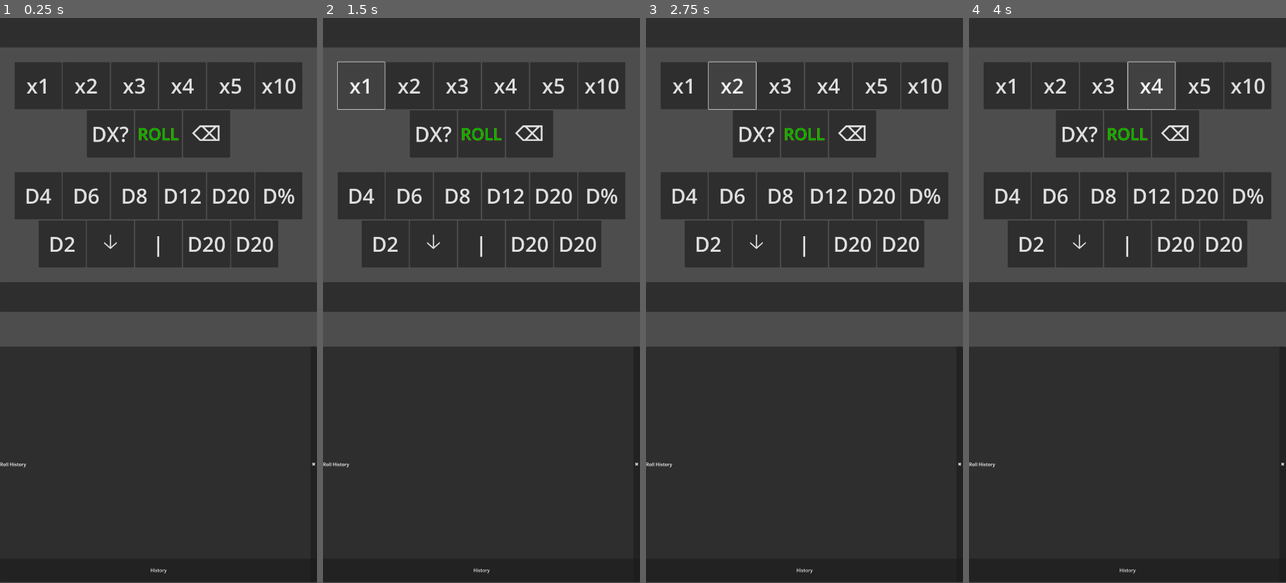
Above: before the commit, frames 1-4 (left to right).
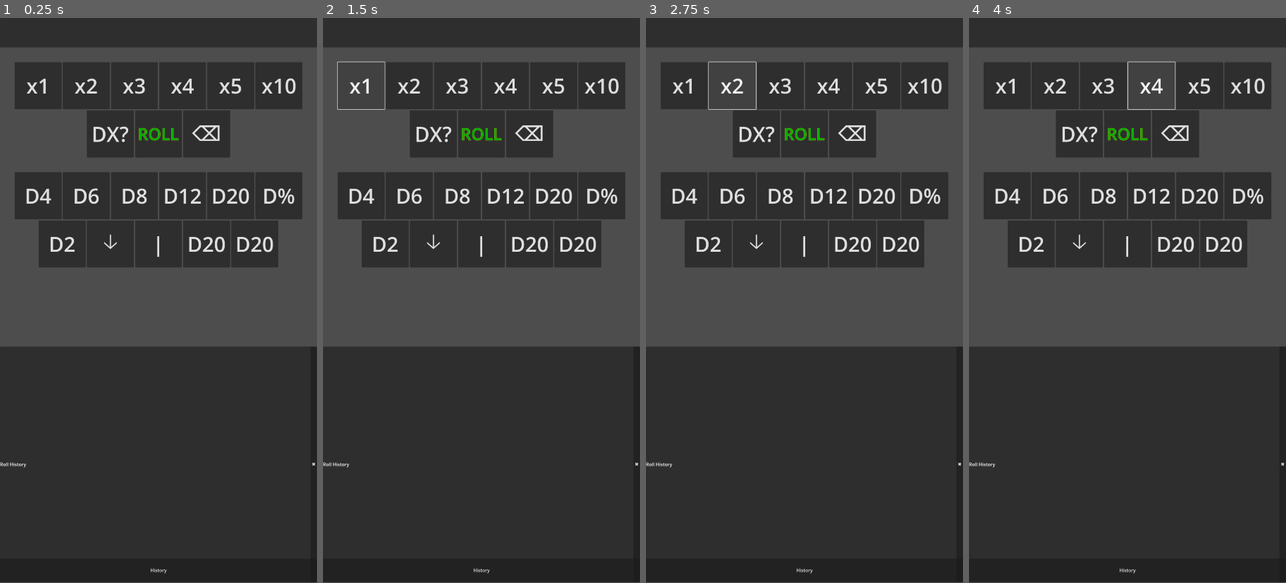
Above: after the commit, the same moments.

Repository: FromAriel/Experiments
Game: Godot game, scene res://main.tscn
Same seed, same stepped clock (60 frames per second), same inputs: the game is played once before the commit and once after it.
Inputs:
- Up to frame 1 (0.25 s): no input
- Up to frame 2 (1.5 s): click "ROLL" at 0.5 s; click "x1" at 1.25 s
- Up to frame 3 (2.75 s): click "x2" at 2 s
- Up to frame 4 (4 s): click "x3" at 2.75 s; click "x4" at 3.5 s

The runs differ from the first frame. In frame 1, 5.2% of the frame differs, in the area x 0-100%, y 46-52%; in frame 2, 5.2%; in frame 3, 5.2%; in frame 4, 5.2%.

Commit message:
feat(livedie): add font options and history ordering

Diff:
--- a/LIVEdie/project.godot
+++ b/LIVEdie/project.godot
@@ -34,3 +34,7 @@
 [rendering]
 
 renderer/rendering_method="mobile"
+
+[gui]
+theme/default_font="res://fonts/NotoSans-VariableFont_wdth,wght.ttf"
+theme/fallback_fonts=PackedStringArray("res://fonts/NotoColorEmoji-Regular.ttf")
--- a/LIVEdie/scripts/quick_roll_bar.gd
+++ b/LIVEdie/scripts/quick_roll_bar.gd
@@ -29,6 +29,10 @@
         if is_inside_tree():
             _qrb_apply_scale()
 
+@export var qrb_button_font_size: int = 35
+@export var qrb_roll_font_size: int = 28
+@export var qrb_chip_font_size: int = 32
+
 var qrb_queue: Array = []
 var qrb_last_faces: int = 0
 var qrb_prev_queue: Array = []
@@ -46,6 +50,7 @@
 @onready var qrb_chip_box: HBoxContainer = $QueueRow/HScroll/DiceChips
 @onready var qrb_history_button: Button = $"../HistoryButton"
 @onready var qrb_history_panel: RollHistoryPanel = $"../RollHistoryPanel"
+
 
 func _ready() -> void:
     _connect_dice_buttons($StandardRow)
@@ -62,6 +67,7 @@
     _build_custom_panel()
     _qrb_apply_scale()
 
+
 func _connect_dice_buttons(row: Container) -> void:
     for node in row.get_children():
         if (
@@ -75,6 +81,7 @@
             node.button_down.connect(_on_die_down.bind(faces, node))
             node.button_up.connect(_on_die_up.bind(faces, node))
 
+
 func _connect_repeat_buttons() -> void:
     for node in $RepeaterRow.get_children():
         if node is Button and node.name.begins_with("X"):
@@ -82,11 +89,14 @@
             node.button_down.connect(_on_repeat_down.bind(mult, node))
             node.button_up.connect(_on_repeat_up.bind(mult, node))
 
+
 func _on_toggle_advanced() -> void:
     $AdvancedRow.visible = not $AdvancedRow.visible
 
+
 func _on_die_pressed(faces: int) -> void:
     _add_die(faces, 1)
+
 
 func _on_repeat_pressed(mult: int) -> void:
     if qrb_last_faces == 0:
@@ -99,6 +109,7 @@
         _update_queue_display()
     else:
         _add_die(qrb_last_faces, mult)
+
 
 func _on_die_down(faces: int, btn: Button) -> void:
     qrb_long_press_type = "die"
@@ -108,6 +119,7 @@
     if not Engine.is_editor_hint() and $LongPressTimer.is_inside_tree():
         $LongPressTimer.start()
 
+
 func _on_die_up(faces: int, _btn: Button) -> void:
     if $LongPressTimer.time_left > 0.0:
         $LongPressTimer.stop()
@@ -116,6 +128,7 @@
         pass
     else:
         _on_die_pressed(faces)
+
 
 func _on_repeat_down(mult: int, btn: Button) -> void:
     qrb_long_press_type = "repeat"
@@ -125,6 +138,7 @@
     if not Engine.is_editor_hint() and $LongPressTimer.is_inside_tree():
         $LongPressTimer.start()
 
+
 func _on_repeat_up(mult: int, _btn: Button) -> void:
     if $LongPressTimer.time_left > 0.0:
         $LongPressTimer.stop()
@@ -134,6 +148,7 @@
     else:
         _on_repeat_pressed(mult)
 
+
 func _add_die(faces: int, qty: int) -> void:
     if qrb_queue.is_empty() or qrb_queue[-1]["faces"] != faces:
         qrb_queue.append({"faces": faces, "count": qty})
@@ -141,6 +156,7 @@
         qrb_queue[-1]["count"] += qty
     qrb_last_faces = faces
     _update_queue_display()
+
 
 func _update_queue_display() -> void:
     for child in qrb_chip_box.get_children():
@@ -152,11 +168,12 @@
     for entry in qrb_queue:
         var chip := Label.new()
         chip.text = "D%d × %d" % [entry["faces"], entry["count"]]
-        chip.scale = Vector2(1.5, 1.5)
+        chip.add_theme_font_size_override("font_size", int(qrb_chip_font_size * qrb_size_index))
         chip.custom_minimum_size = Vector2(90, 40)
         chip.horizontal_alignment = HORIZONTAL_ALIGNMENT_CENTER
         chip.vertical_alignment = VERTICAL_ALIGNMENT_CENTER
         qrb_chip_box.add_child(chip)
+
 
 func _superscript(val: int) -> String:
     var result := ""
@@ -164,11 +181,13 @@
         result += QRB_SUPERSCRIPTS.get(c, c)
     return result
 
+
 func _build_expression() -> String:
     var parts: Array = []
     for entry in qrb_queue:
         parts.append(str(entry["count"]) + "d" + str(entry["faces"]))
     return " + ".join(parts)
+
 
 func _on_long_press_timeout() -> void:
     qrb_long_press_triggered = true
@@ -176,6 +195,7 @@
         _show_multiplier_preview(qrb_long_press_param)
     elif qrb_long_press_type == "die":
         _show_spinner(qrb_long_press_param)
+
 
 func _show_multiplier_preview(mult: int) -> void:
     var preview: Array = []
@@ -190,14 +210,17 @@
     $PreviewDialog.dialog_text = " -> ".join(parts)
     $PreviewDialog.popup_centered()
 
+
 func _on_preview_confirmed() -> void:
     _apply_multiplier(qrb_long_press_param)
+
 
 func _apply_multiplier(mult: int) -> void:
     qrb_prev_queue = qrb_queue.duplicate(true)
     for entry in qrb_queue:
         entry["count"] *= mult
     _update_queue_display()
+
 
 func _show_spinner(faces: int) -> void:
     qrb_long_press_param = faces
@@ -205,15 +228,18 @@
     var center := qrb_long_press_button.get_global_rect().get_center()
     $DialSpinner.open_dial_at(center)
 
+
 func _on_spinner_confirmed() -> void:
     var qty := int($DialSpinner.ds_value)
     _add_die(qrb_long_press_param, qty)
 
+
 func _on_history_pressed() -> void:
     if qrb_history_panel.visible:
         qrb_history_panel.hide_panel()
     else:
         qrb_history_panel.show_panel()
+
 
 func _on_roll_pressed() -> void:
     if qrb_queue.is_empty():
@@ -229,6 +255,7 @@
     qrb_last_faces = 0
     _update_queue_display()
 
+
 func _on_del_pressed() -> void:
     if qrb_queue.is_empty():
         return
@@ -238,12 +265,14 @@
     else:
         qrb_last_faces = qrb_queue[-1]["faces"]
     _update_queue_display()
+
 
 func _on_die_x_pressed() -> void:
     qrb_faces_replace = true
     qrb_faces_value = qrb_faces_value if qrb_faces_value > 0 else 6
     _update_faces_label()
     qrb_faces_panel.popup_centered()
+
 
 func _on_faces_key(ch: String) -> void:
     var s := str(qrb_faces_value)
@@ -258,6 +287,7 @@
     qrb_faces_value = clamp(int(s), 0, 9999)
     _update_faces_label()
 
+
 func _on_faces_del() -> void:
     if qrb_faces_replace or str(qrb_faces_value) == "0":
         qrb_faces_panel.hide()
@@ -269,12 +299,14 @@
     qrb_faces_value = int(s)
     _update_faces_label()
 
+
 func _on_faces_ok() -> void:
     if qrb_faces_value == 0:
         qrb_faces_panel.hide()
         return
     qrb_faces_commit = true
     qrb_faces_panel.hide()
+
 
 func _on_faces_panel_hide() -> void:
     if qrb_faces_commit:
@@ -283,9 +315,11 @@
         qrb_last_faces = faces
         _add_die(faces, 1)
 
+
 func _update_faces_label() -> void:
     if qrb_faces_label:
         qrb_faces_label.text = str(qrb_faces_value)
+
 
 func _build_custom_panel() -> void:
     qrb_faces_panel = PopupPanel.new()
@@ -320,6 +354,7 @@
     qrb_faces_panel.add_child(vbox)
     add_child(qrb_faces_panel)
 
+
 func _qrb_all_buttons() -> Array:
     var result: Array = []
     for n in $StandardRow.get_children():
@@ -333,11 +368,12 @@
             result.append(n)
     return result
 
+
 func _qrb_apply_scale() -> void:
     var scale: float = qrb_size_index
     var base: Vector2 = Vector2(80, 80) * scale
-    var std_font: int = int(35 * scale)
-    var roll_font: int = int(28 * scale)
+    var std_font: int = int(qrb_button_font_size * scale)
+    var roll_font: int = int(qrb_roll_font_size * scale)
     add_theme_constant_override("separation", int(25 * scale))
     $StandardRow.add_theme_constant_override("separation", int(30 * scale))
     $AdvancedRow.add_theme_constant_override("separation", int(30 * scale))
@@ -348,3 +384,4 @@
         if btn == $RepeaterRow/RollButton:
             size = roll_font
         btn.add_theme_font_size_override("font_size", size)
+    _update_queue_display()
--- a/LIVEdie/scripts/roll_history_panel.gd
+++ b/LIVEdie/scripts/roll_history_panel.gd
@@ -10,14 +10,19 @@
 class_name RollHistoryPanel
 extends PanelContainer
 
+@export var rhp_entry_font_size: int = 32
+
 @onready var _entries: VBoxContainer = $Scroll/Entries
+@onready var _scroll: ScrollContainer = $Scroll
 
 
 func add_entry(text: String) -> void:
     var label := Label.new()
     label.text = text
     label.custom_minimum_size.y = 48
-    _entries.add_child(label)
+    label.add_theme_font_size_override("font_size", rhp_entry_font_size)
+    _entries.add_child(label, 0)
+    _scroll.scroll_vertical = 0
 
 
 func show_panel() -> void:
Not shown, changed: LIVEdie/fonts/FONTS.md
